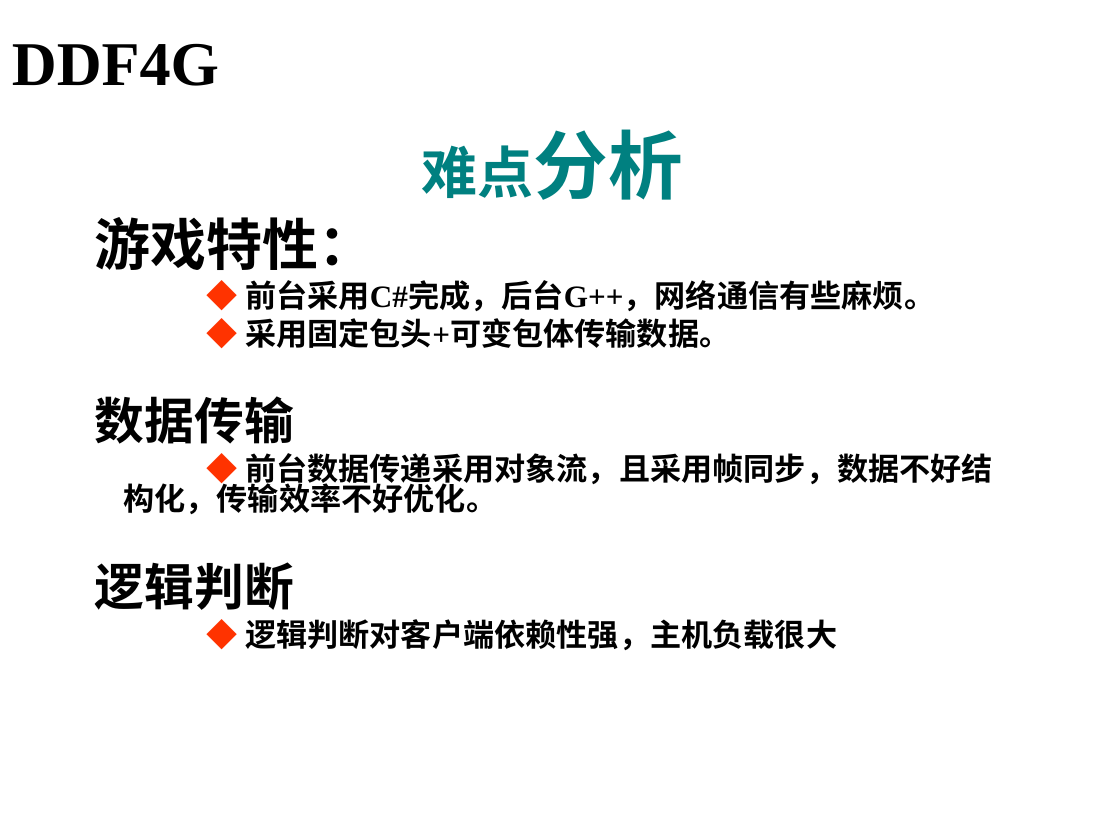
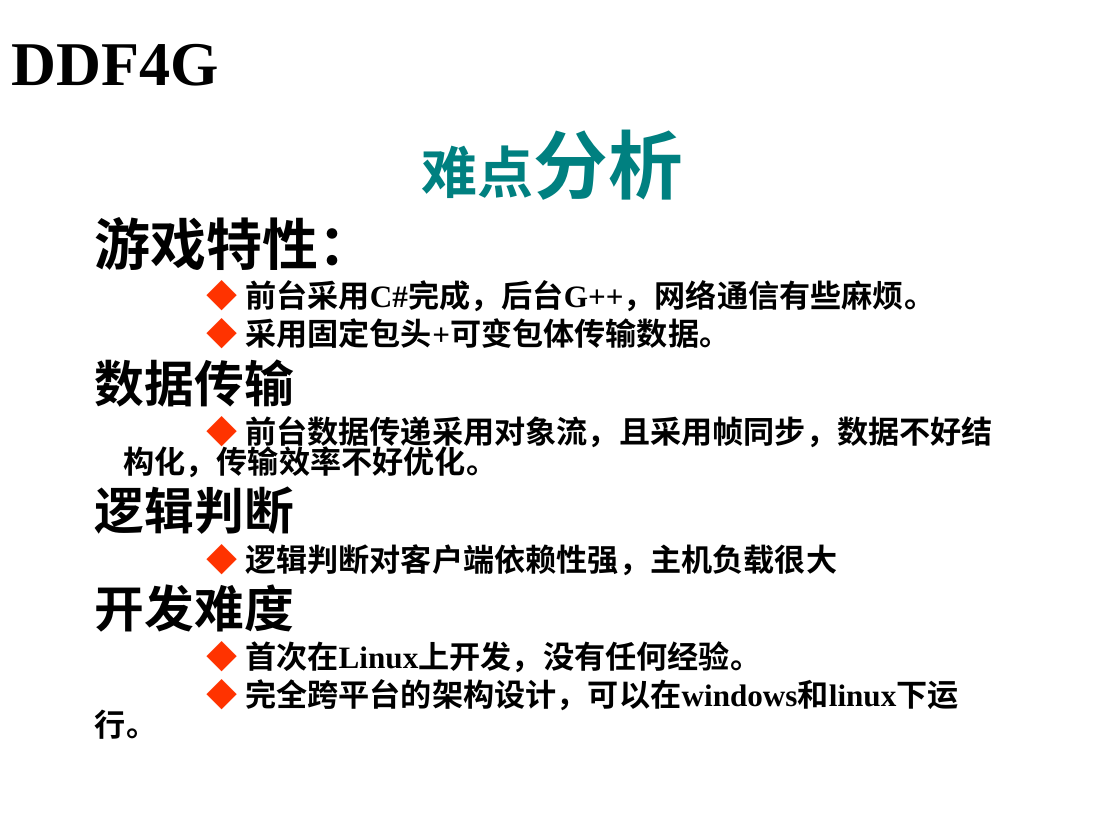
Before and after one commit to ingex0/smarttank, a slide deck: slide 4 of SmartProject/trunk/Alpha/服务器文档/GameServer架构.ppt. Drawn at 1120x840 pixels with LibreOffice and Linux fonts; fonts in the diff are those of the drawing; background and template pictures are left out. Boxes give left, top, right and bottom in pixels: in the first picture for what was removed or moved away, otherwise in the second. Text is boxed around its words. In the diff, an @@ line names an element or a change of style, - is before the commit and + after.

```diff
--- a/SmartProject/trunk/Alpha/服务器文档/GameServer架构.ppt
+++ b/SmartProject/trunk/Alpha/服务器文档/GameServer架构.ppt
@@ text at bbox=[95, 584, 959, 710]: paragraphs added @@
+开发难度
+◆ 首次在Linux上开发，没有任何经验。
+◆ 完全跨平台的架构设计，可以在windows和linux下运行。
```
